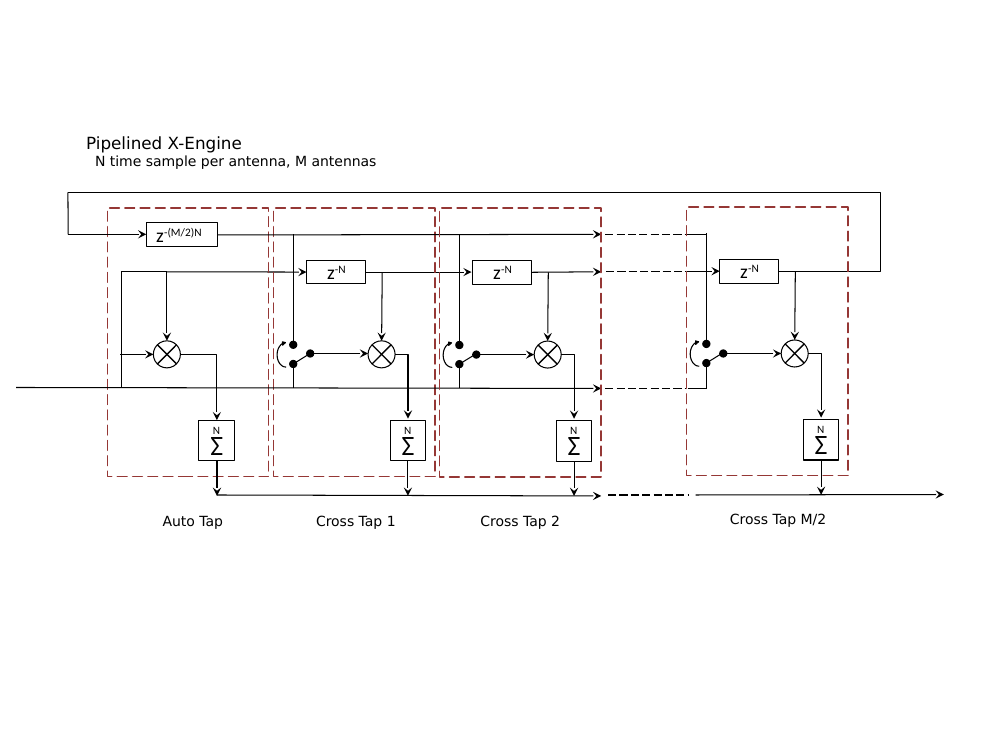
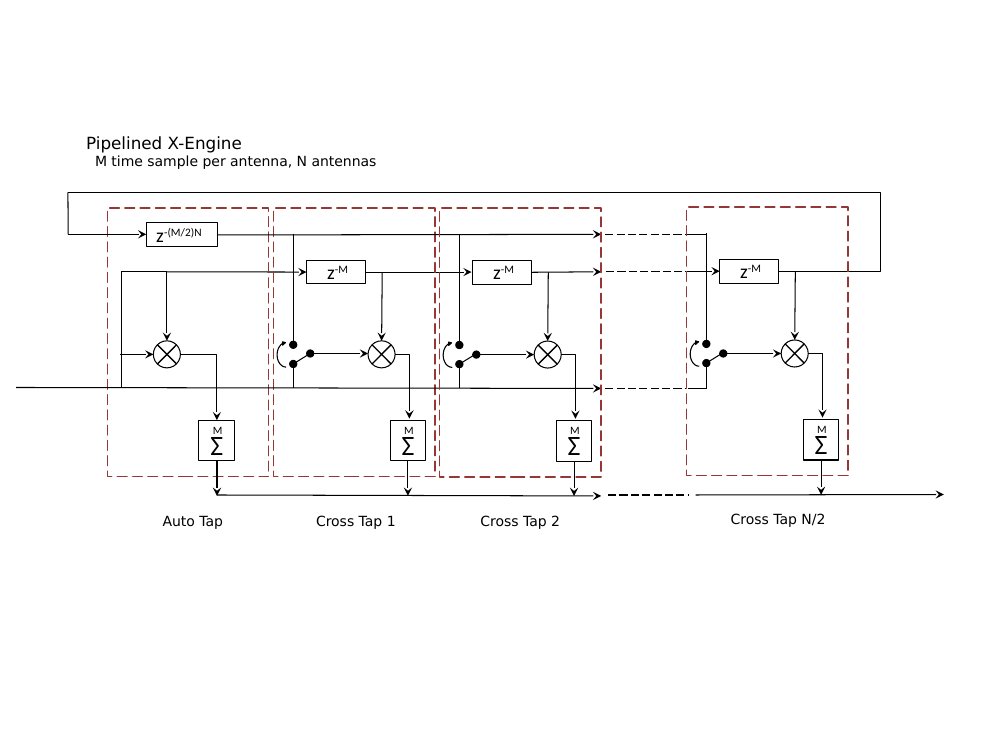
Before and after one commit to griffinfoster/medicina, a slide deck: slide 5 of papers/initial_report/graphics/instrument_diagrams.pptx. Drawn at 1008x756 pixels with LibreOffice and Linux fonts; fonts in the diff are those of the drawing. Boxes give left, top, right and bottom in pixels: in the first picture for what was removed or moved away, otherwise in the second. Text is boxed around its words. In the diff, an @@ line names an element or a change of style, - is before the commit and + after.

```diff
--- a/papers/initial_report/graphics/instrument_diagrams.pptx
+++ b/papers/initial_report/graphics/instrument_diagrams.pptx
@@ text at [95, 155, 377, 169]: text changed @@
-N time sample per antenna, M antennas
+M time sample per antenna, N antennas
@@ text at [327, 265, 348, 284]: text changed @@
-z-N
+z-M
@@ text at [493, 265, 514, 285]: text changed @@
-z-N
+z-M
@@ text at [740, 264, 761, 284]: text changed @@
-z-N
+z-M
@@ elbow arrow (395, 355) - (409, 418): route changed @@
@@ text at [213, 427, 223, 438]: text changed @@
-N
+M
@@ text at [404, 426, 414, 438]: text changed @@
-N
+M
@@ text at [570, 426, 580, 438]: text changed @@
-N
+M
@@ text at [817, 425, 827, 437]: text changed @@
-N
+M
@@ text at [731, 513, 825, 527]: text changed @@
-Cross Tap M/2
+Cross Tap N/2
```
Also in this commit, not shown: 2 other files.
